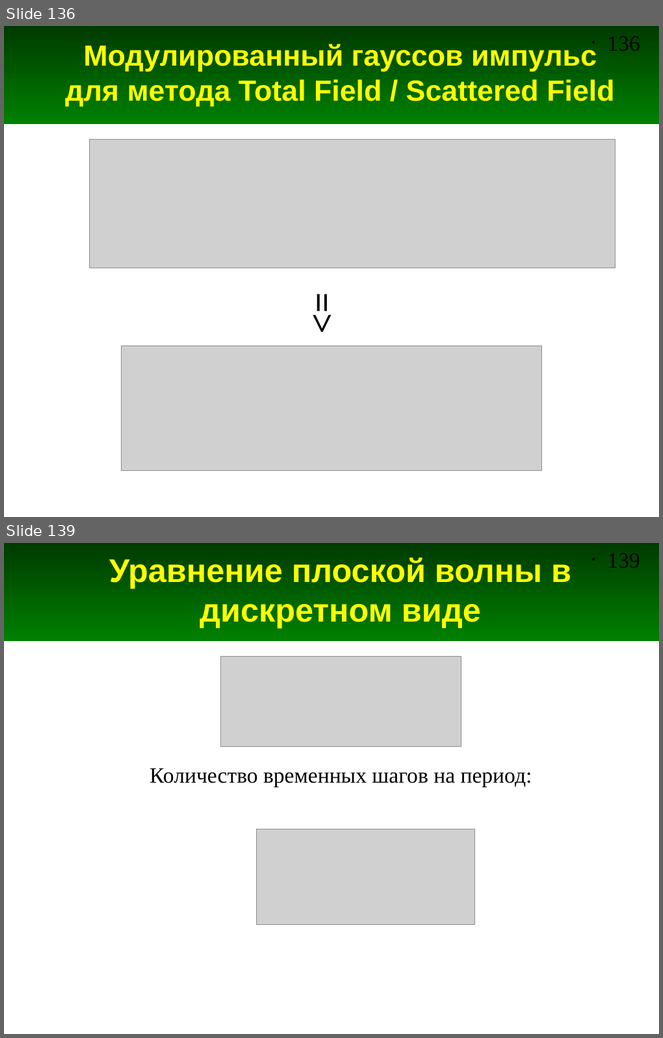
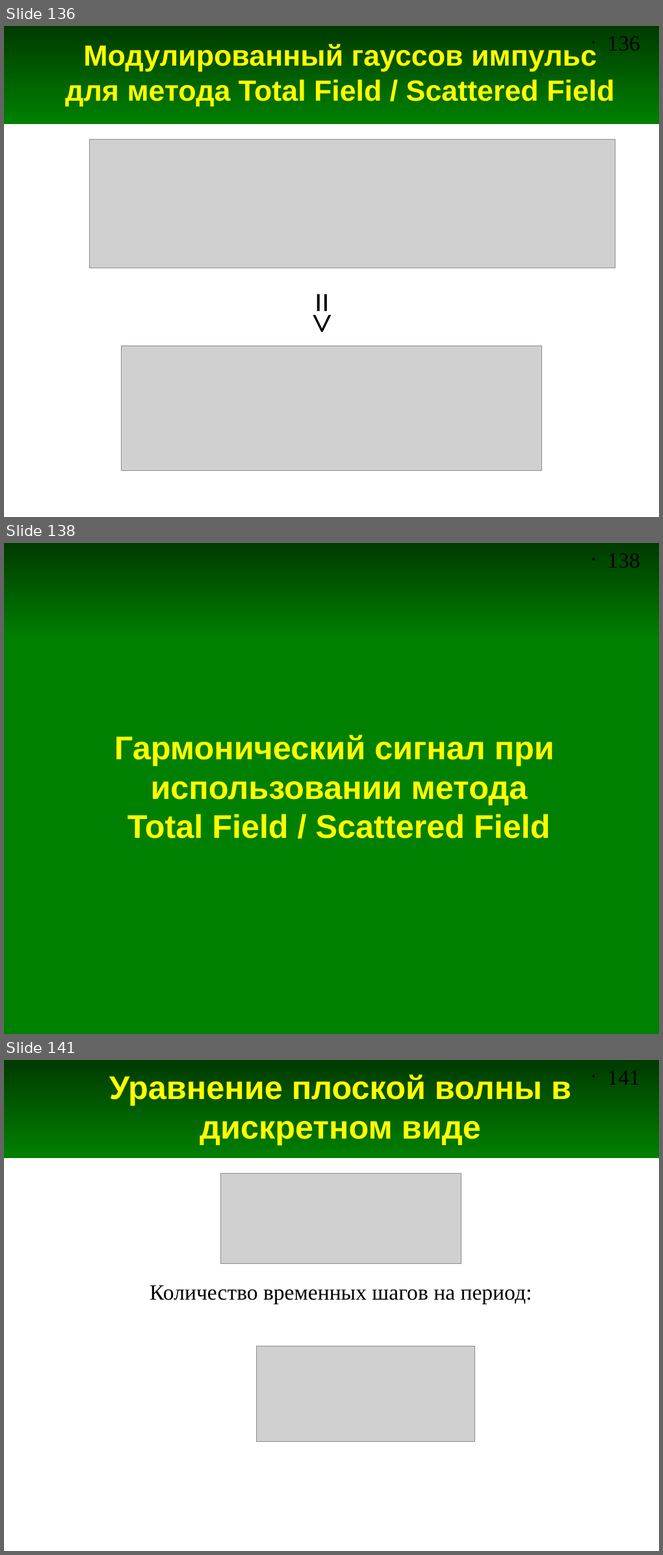
Before and after one commit to andris0147sv/modelling, a slide deck: presentations/2. FDTD.odp. Shown one above the other, each under a label of ours: slides 136 and 139 before the commit, slides 136, 138 and 141 after it; the slides between them are not shown. The pictures are 663x1038 and 663x1555 pixels, drawn with LibreOffice and Linux fonts; fonts in the diff are those of the drawing; grey boxes stand for pictures. Boxes give left, top, right and bottom in pixels: in the first picture for what was removed or moved away, otherwise in the second. Text is boxed around its words. In the diff, an @@ line names an element or a change of style, - is before the commit and + after.

Commit message:
Добавлен скрипт для демонстрации гармонического сигнала с использованием метода TFSF

```diff
--- a/presentations/2. FDTD.odp
+++ b/presentations/2. FDTD.odp
@@ slide 138 added at [4,543,659,1034], background #FFFFFF; not listed: 2 template elements that a slide beside it also shows @@
@@ rectangle added at [4,639,659,1034], fill #008000, outline #008000 0 pt @@
@@ title added at [114,735,555,839], 36 pt, text #FFFF00, bold @@
+Гармонический сигнал при
+использовании метода
+Total Field / Scattered Field
@@ what was slide 139 is now slide 141 @@
@@ page number at [607,1070,640,1085]: text changed @@
-• 139
+• 141
```
Also in this commit, not shown: 6 slides changed, 3 other slides added, 5 other files.
